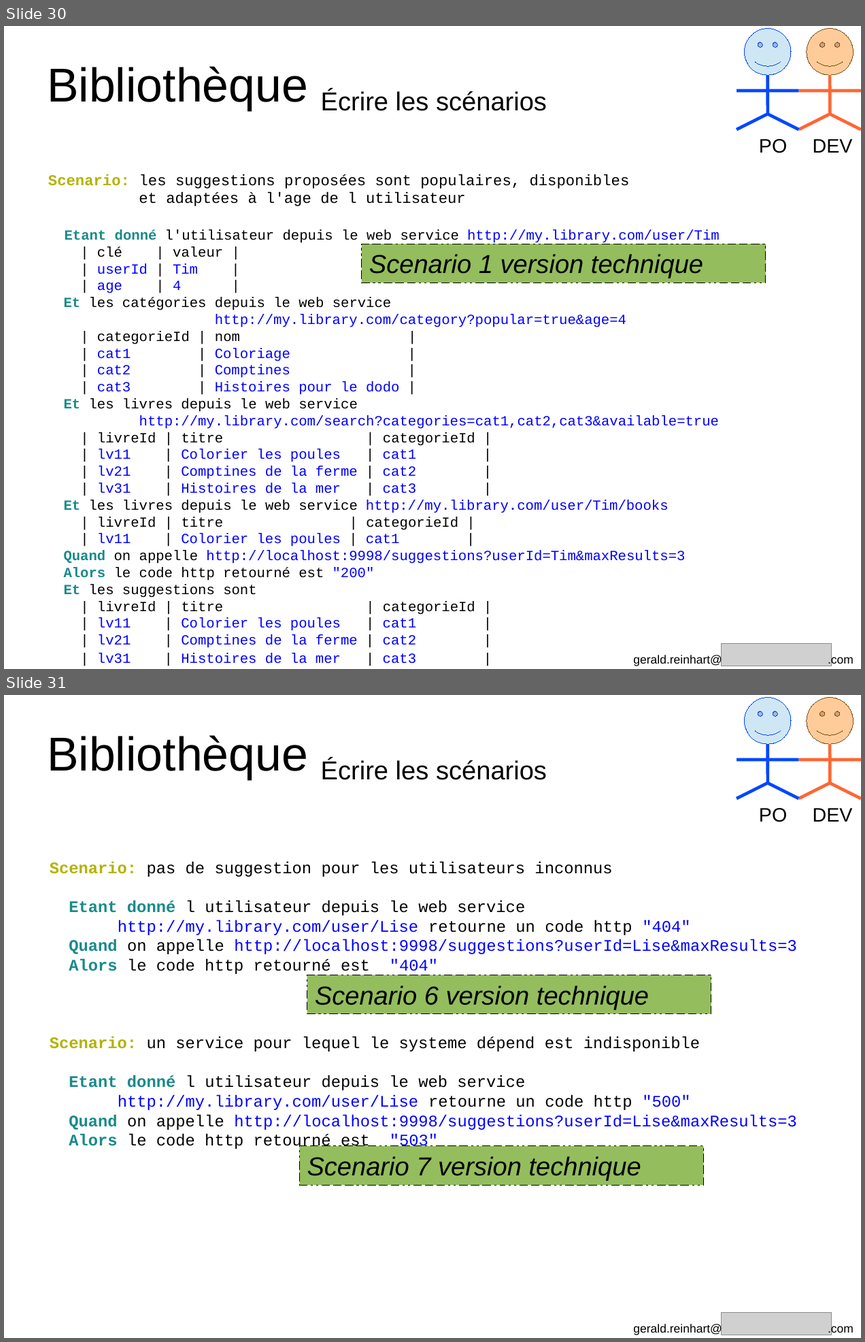
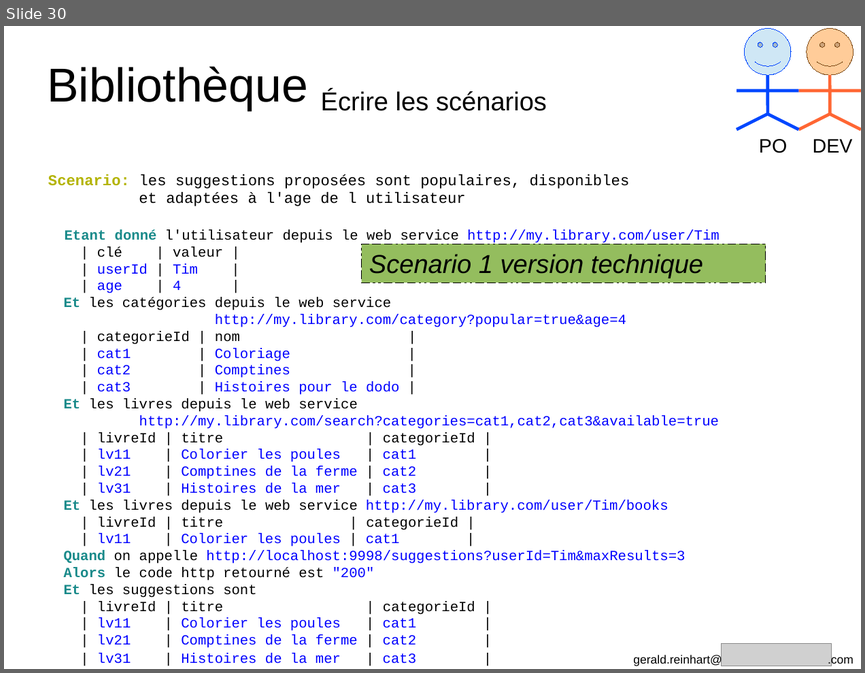
Before and after one commit to GeReinhart/dojo-bdd-library-ws-java, a slide deck: doc/BDD_presentation_agile_grenoble_2016.odp. Shown one above the other, each under a label of ours: slides 30 and 31 before the commit, slide 30 after it. The pictures are 865x1342 and 865x673 pixels, drawn with LibreOffice and Linux fonts; fonts in the diff are those of the drawing; grey boxes stand for pictures. Boxes give left, top, right and bottom in pixels: in the first picture for what was removed or moved away, otherwise in the second. Text is boxed around its words. In the diff, an @@ line names an element or a change of style, - is before the commit and + after.

```diff
--- a/doc/BDD_presentation_agile_grenoble_2016.odp
+++ b/doc/BDD_presentation_agile_grenoble_2016.odp
@@ slide 31 removed at [4,695,861,1338], background #FFFFFF @@
@@ text removed at [47,735,308,779] @@
-Bibliothèque
@@ text removed at [321,759,547,780] @@
-Écrire les scénarios
@@ group removed at [736,697,799,822]: 4 lines, 1 smiley face, 1 text @@
-PO
@@ group removed at [799,697,861,821]: 4 lines, 1 smiley face, 1 text @@
-DEV
@@ text removed at [50,862,797,1151] @@
-Scenario: pas de suggestion pour les utilisateurs inconnus
-Etant donné l utilisateur depuis le web service
-http://my.library.com/user/Lise retourne un code http "404"
-Quand on appelle http://localhost:9998/suggestions?userId=Lise&maxResults=3
-Alors le code http retourné est "404"
-Scenario: un service pour lequel le systeme dépend est indisponible
-Etant donné l utilisateur depuis le web service
-http://my.library.com/user/Lise retourne un code http "500"
-Quand on appelle http://localhost:9998/suggestions?userId=Lise&maxResults=3
-Alors le code http retourné est "503"
@@ rectangle removed at [307,975,711,1014] @@
-Scenario 6 version technique
@@ rectangle removed at [299,1146,704,1185] @@
-Scenario 7 version technique
@@ text removed at [633,1323,853,1335] @@
-gerald.reinhart@ .com
@@ picture removed at [721,1312,832,1335] @@
```
Also in this commit, not shown: 14 slides changed, 2 other slides removed, 1 other file.
